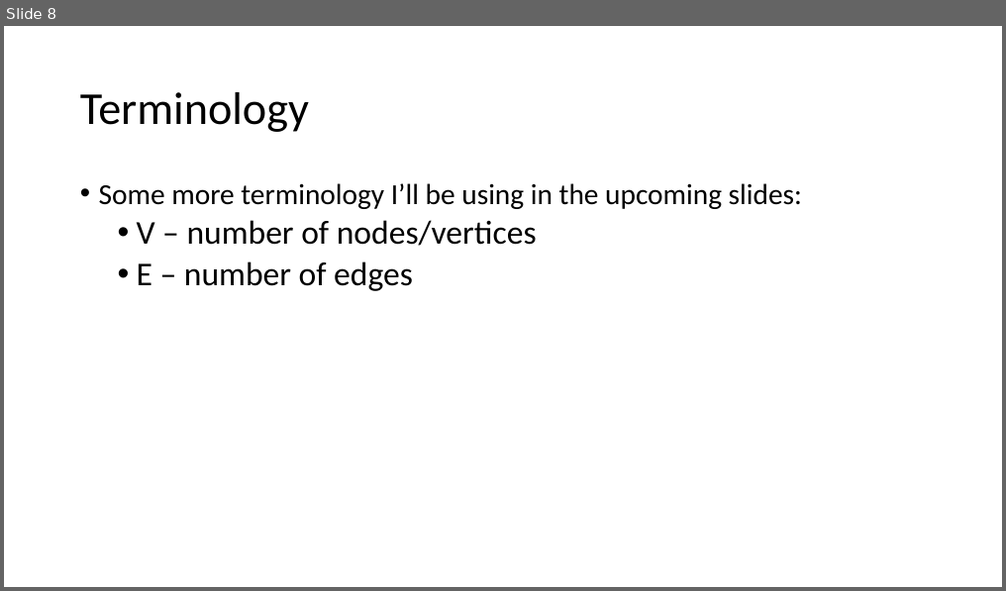
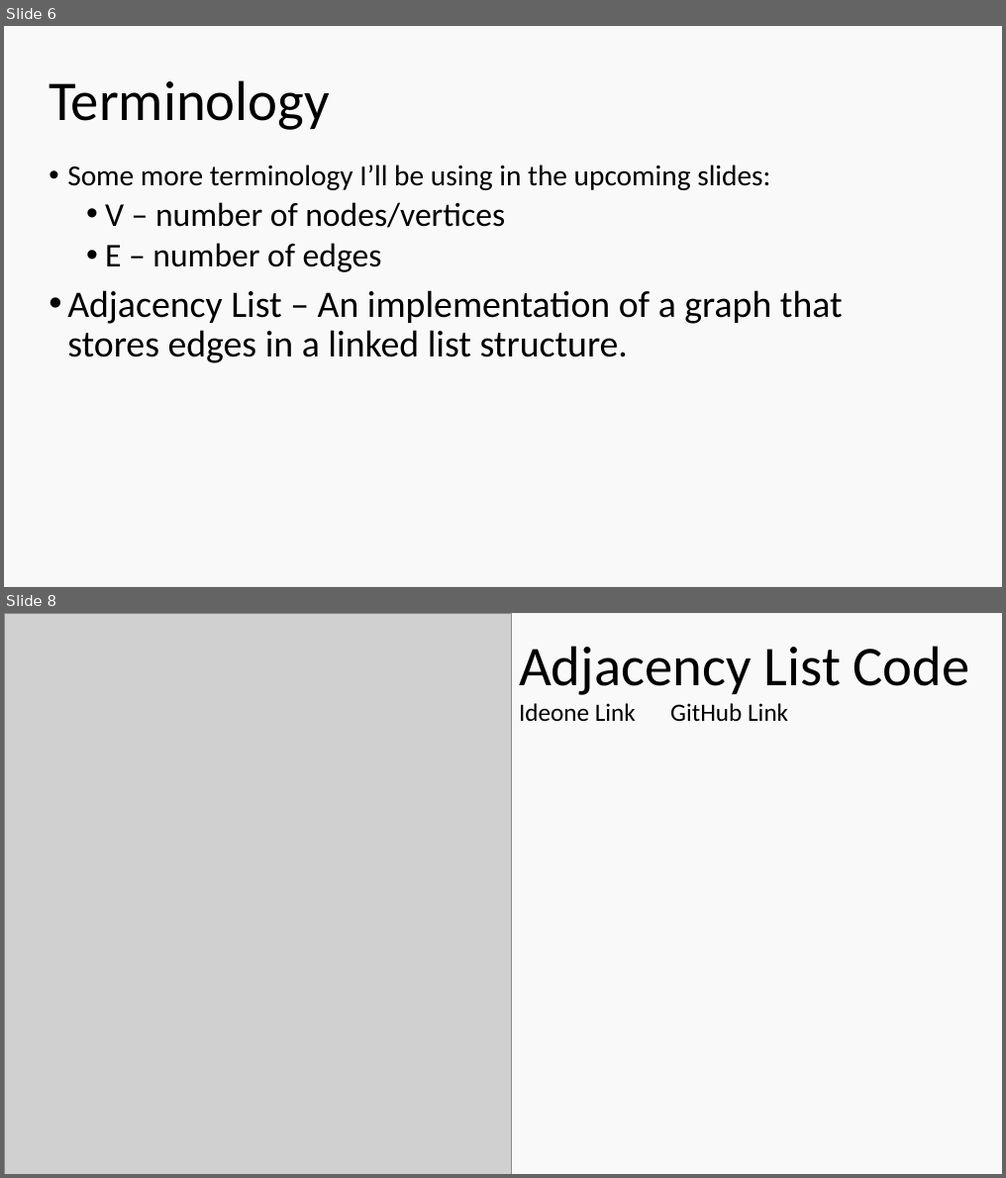
Before and after one commit to ethanatortx/graph_lab_presentation, a slide deck: graphs_pp.pptx. Shown one above the other, each under a label of ours: slide 8 before the commit, slides 6 and 8 after it; the slides between them are not shown. The pictures are 1006x591 and 1006x1178 pixels, drawn with LibreOffice and Linux fonts; fonts in the diff are those of the drawing; grey boxes stand for pictures. Boxes give left, top, right and bottom in pixels: in the first picture for what was removed or moved away, otherwise in the second. Text is boxed around its words. In the diff, an @@ line names an element or a change of style, - is before the commit and + after.

Commit message:
graph lab changes

```diff
--- a/graphs_pp.pptx
+++ b/graphs_pp.pptx
@@ slide 8 added at box(4, 613, 1002, 1174), background #F9F9F9 @@
@@ picture added at box(4, 613, 512, 1174) @@
@@ title added at box(519, 646, 970, 695), 54 pt, text #000000 @@
+Adjacency List Code
@@ text added at box(519, 703, 636, 721), 24 pt, text #000000 @@
+Ideone Link
@@ text added at box(670, 703, 788, 721), 24 pt, text #000000 @@
+GitHub Link
@@ what was slide 8 is now slide 6 @@
@@ slide 6 changed as well @@
@@ background #FFFFFF to #F9F9F9 @@
@@ text "Terminology": place and size @@
-text "Terminology" at box(80, 92, 309, 132)
+text "Terminology" at box(49, 80, 329, 130)
@@ text "Terminology" at box(49, 80, 329, 130): size 44 to 54 pt @@
@@ text "Some more terminology I’ll be ...": place and size @@
-text "Some more terminology I’ll be ..." at box(99, 183, 802, 291)
+text "Some more terminology I’ll be ..." at box(67, 165, 843, 364)
@@ text at box(67, 290, 843, 364): paragraph added @@
+• Adjacency List – An implementation of a graph that stores edges in a linked list structure.
```
Also in this commit, not shown: 5 other slides changed, 1 other slide added, 7 slides removed, 5 other files.
